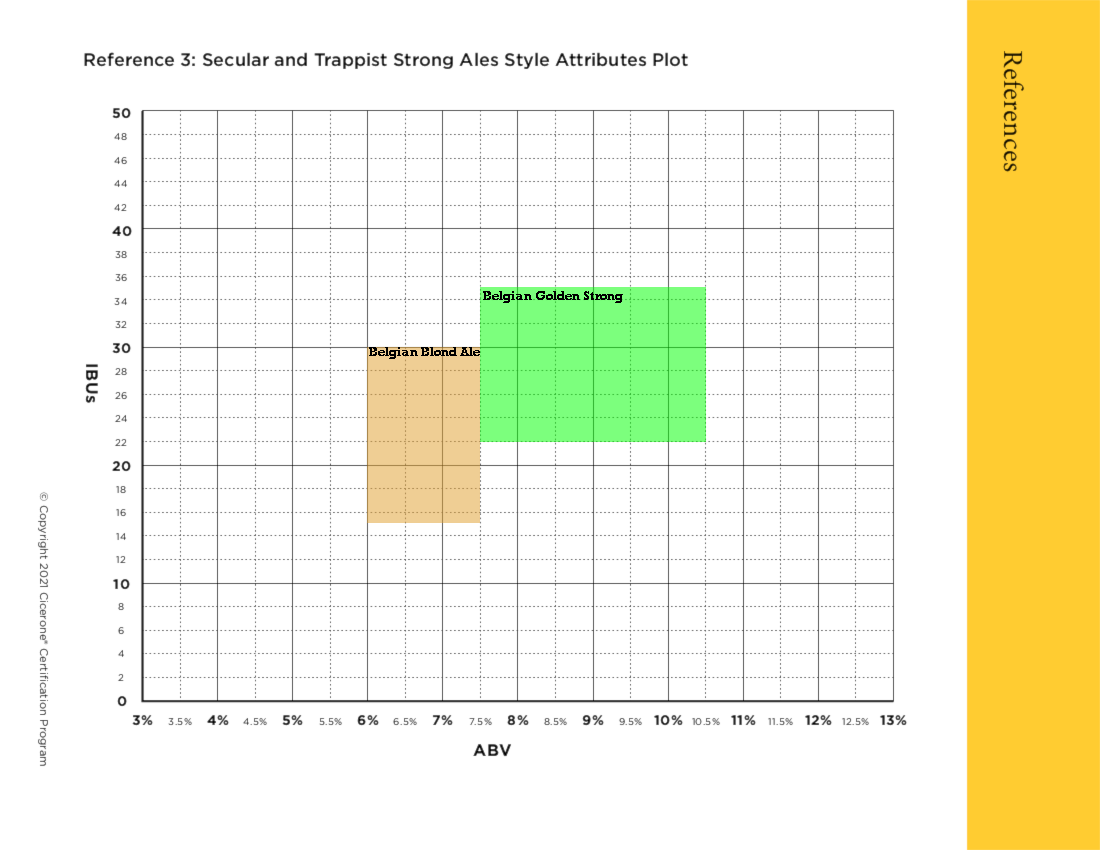
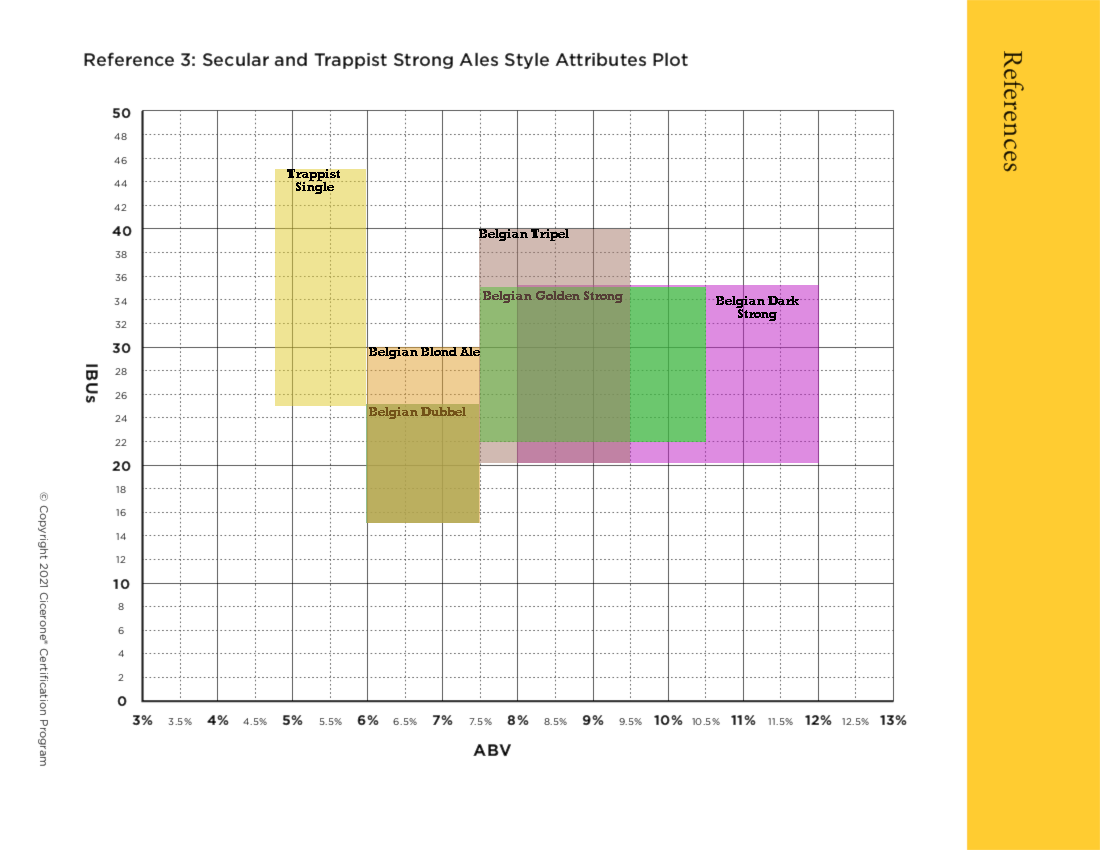
Before/after of a 1100x850 layered artwork. What changed in the layer stack:
added layer "Belgian Tripel" above "Belgian Blond Ale" over [479, 229, 569, 241]
added layer "belgian tripel" above "Belgian Golden Strong" over [479, 229, 630, 463]
moved "belgian golden strong" above "belgian blond" over [480, 287, 706, 442]
added layer "Belgian Dark Strong" above "belgian dark strong" over [716, 296, 799, 321]
added layer "belgian dark strong" above "Belgian Dubbel" over [517, 285, 819, 463]
added layer "Belgian Dubbel" above "belgian dubbel" over [369, 407, 466, 419]
added layer "belgian dubbel" above "Trappist Single" over [366, 404, 479, 523]
added layer "Trappist Single" above "trappist single" over [287, 169, 340, 194]
added layer "trappist single" above "03__secular_and_trappist_strong_ales.pdf" over [275, 169, 366, 406]
